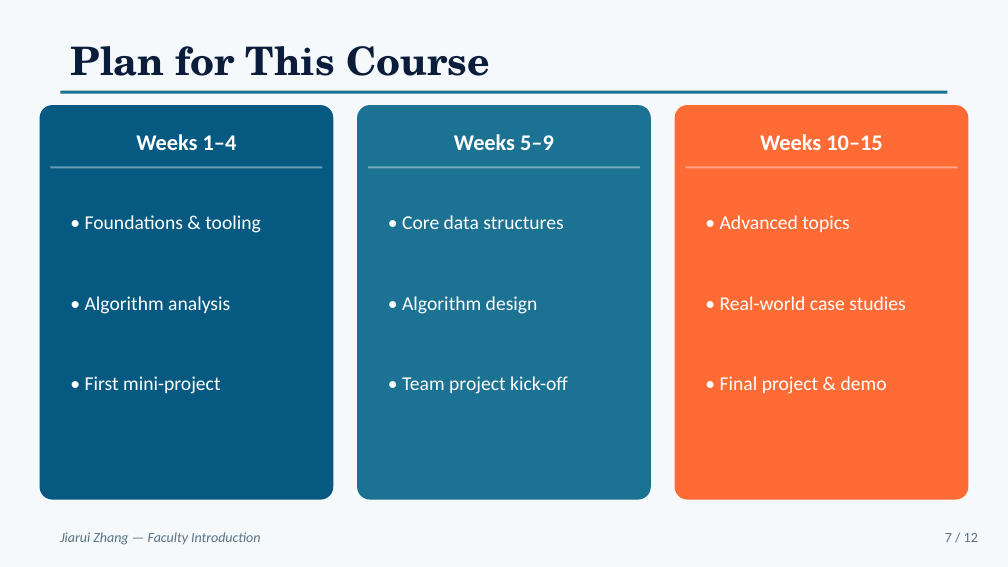
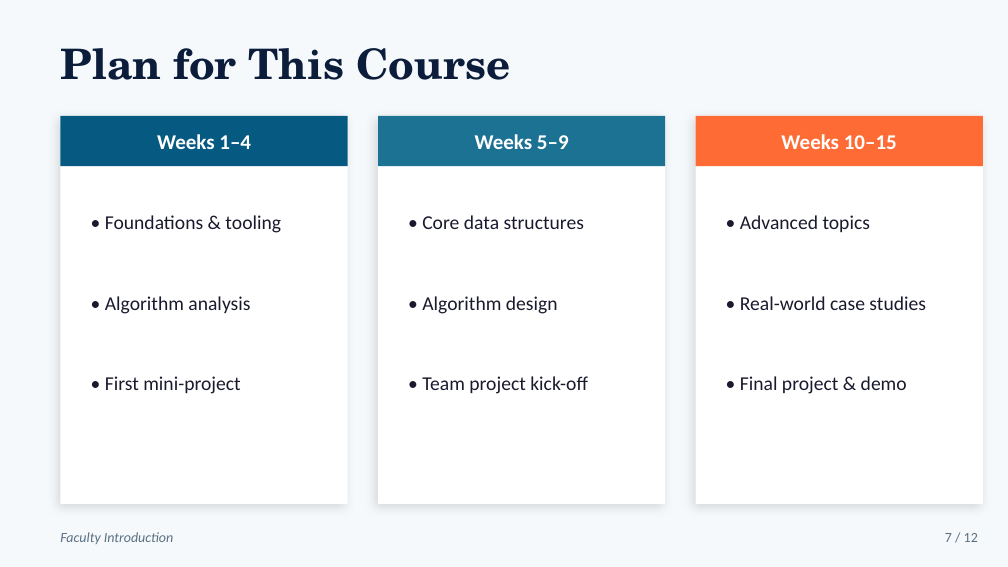
Before and after one commit to zjr506/ppttest, a slide deck: slide 7 of Faculty_Introduction.pptx. Drawn at 1008x567 pixels with LibreOffice and Linux fonts; fonts in the diff are those of the drawing. Boxes give left, top, right and bottom in pixels: in the first picture for what was removed or moved away, otherwise in the second. Text is boxed around its words. In the diff, an @@ line names an element or a change of style, - is before the commit and + after.

```diff
--- a/Faculty_Introduction.pptx
+++ b/Faculty_Introduction.pptx
@@ text "Plan for This Course" at (x1=60, y1=48, x2=510, y2=80): size 28 to 30 pt @@
@@ rounded rectangle removed at (x1=40, y1=106, x2=333, y2=499) @@
@@ size 16 to 15 pt in 3 elements at (x1=475, y1=134, x2=569, y2=149), (x1=781, y1=134, x2=897, y2=149), (x1=157, y1=134, x2=251, y2=149) @@
@@ text "Weeks 1–4" moved from (x1=136, y1=134, x2=237, y2=150) to (x1=157, y1=134, x2=251, y2=149) @@
@@ rectangle resized from (x1=50, y1=166, x2=323, y2=168) to (x1=60, y1=116, x2=348, y2=166) @@
@@ rectangle at (x1=60, y1=116, x2=348, y2=166): fill #FFFFFF at 40% opacity to #065A82 @@
@@ rectangle removed at (x1=60, y1=91, x2=948, y2=94) @@
@@ rectangle added at (x1=60, y1=116, x2=348, y2=504), fill #FFFFFF @@
@@ rounded rectangle removed at (x1=358, y1=106, x2=650, y2=499) @@
@@ text "Weeks 5–9" moved from (x1=454, y1=134, x2=554, y2=150) to (x1=475, y1=134, x2=569, y2=149) @@
@@ rectangle resized from (x1=368, y1=166, x2=640, y2=168) to (x1=378, y1=116, x2=665, y2=166) @@
@@ rectangle at (x1=378, y1=116, x2=665, y2=166): fill #FFFFFF at 40% opacity to #1C7293 @@
@@ rectangle added at (x1=378, y1=116, x2=665, y2=504), fill #FFFFFF @@
@@ rounded rectangle removed at (x1=675, y1=106, x2=968, y2=499) @@
@@ text "Weeks 10–15" moved from (x1=760, y1=134, x2=882, y2=150) to (x1=781, y1=134, x2=897, y2=149) @@
@@ rectangle resized from (x1=685, y1=166, x2=958, y2=168) to (x1=696, y1=116, x2=983, y2=166) @@
@@ rectangle at (x1=696, y1=116, x2=983, y2=166): fill #FFFFFF at 40% opacity to #FF6B35 @@
@@ rectangle added at (x1=696, y1=116, x2=983, y2=504), fill #FFFFFF @@
@@ text "• Foundations & tooling" moved from (x1=85, y1=215, x2=261, y2=233) to (x1=105, y1=215, x2=281, y2=233) @@
@@ text "• Core data structures" moved from (x1=402, y1=215, x2=563, y2=229) to (x1=422, y1=215, x2=584, y2=229) @@
@@ text "• Advanced topics" moved from (x1=720, y1=215, x2=850, y2=232) to (x1=740, y1=215, x2=871, y2=232) @@
@@ text "• Algorithm analysis" moved from (x1=85, y1=296, x2=230, y2=314) to (x1=105, y1=296, x2=250, y2=314) @@
@@ text colour #FFFFFF to #1A1A2E in 9 elements at (x1=740, y1=376, x2=907, y2=394), (x1=105, y1=215, x2=281, y2=233), (x1=105, y1=296, x2=250, y2=314), (x1=105, y1=376, x2=240, y2=394), (x1=422, y1=376, x2=588, y2=394), (x1=740, y1=215, x2=871, y2=232), (x1=740, y1=296, x2=926, y2=310), (x1=422, y1=215, x2=584, y2=229), (x1=422, y1=296, x2=558, y2=314) @@
@@ text "• Algorithm design" moved from (x1=402, y1=296, x2=538, y2=314) to (x1=422, y1=296, x2=558, y2=314) @@
@@ text "• Real-world case studies" moved from (x1=720, y1=296, x2=906, y2=310) to (x1=740, y1=296, x2=926, y2=310) @@
@@ text "• First mini-project" moved from (x1=85, y1=376, x2=220, y2=394) to (x1=105, y1=376, x2=240, y2=394) @@
@@ text "• Team project kick-off" moved from (x1=402, y1=376, x2=568, y2=394) to (x1=422, y1=376, x2=588, y2=394) @@
@@ text "• Final project & demo" moved from (x1=720, y1=376, x2=887, y2=394) to (x1=740, y1=376, x2=907, y2=394) @@
@@ text at (x1=60, y1=532, x2=173, y2=544): text changed @@
-Jiarui Zhang — Faculty Introduction
+Faculty Introduction
```
Also in this commit, not shown: 10 other slides changed, 1 slide added, 1 slide removed, 1 other file.
